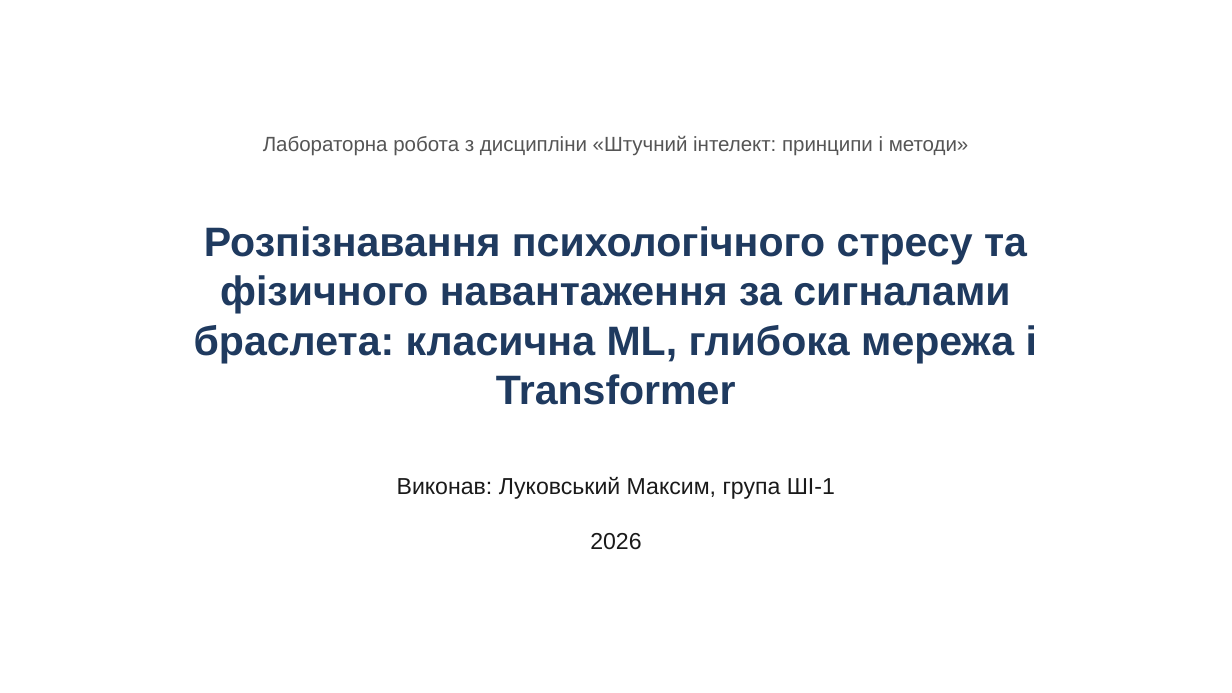
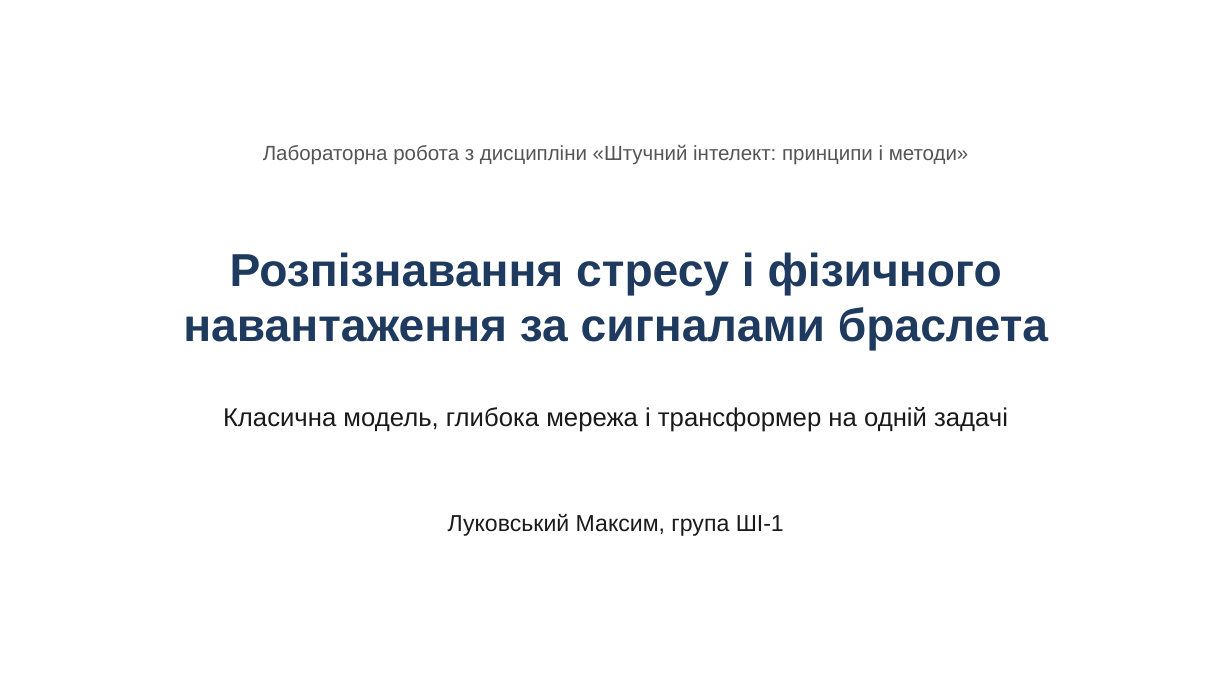
Before and after one commit to lukovskiy541/wearable-stress-exercise, a slide deck: slide 1 of presentation.pptx. Drawn at 1232x693 pixels with LibreOffice and Linux fonts; fonts in the diff are those of the drawing. Boxes give left, top, right and bottom in pixels: in the first picture for what was removed or moved away, otherwise in the second. Text is boxed around its words. In the diff, an @@ line names an element or a change of style, - is before the commit and + after.

Commit message:
Simplify presentation, add speech text

```diff
--- a/presentation.pptx
+++ b/presentation.pptx
@@ text "Лабораторна робота з дисципліни «Штучний ...": place and size @@
-text "Лабораторна робота з дисципліни «Штучний ..." at bbox=[263, 136, 969, 156]
+text "Лабораторна робота з дисципліни «Штучний ..." at bbox=[263, 145, 969, 165]
@@ text at bbox=[183, 252, 1048, 351]: text changed; size 32 to 36 pt @@
-Розпізнавання психологічного стресу та фізичного навантаження за сигналами браслета: класична ML, глибока мережа і Transformer
+Розпізнавання стресу і фізичного навантаження за сигналами браслета
@@ text added at bbox=[223, 407, 1008, 432], 20 pt, text #1A1A1A @@
+Класична модель, глибока мережа і трансформер на одній задачі
@@ text at bbox=[448, 514, 784, 536]: text changed @@
-Виконав: Луковський Максим, група ШІ-1
+Луковський Максим, група ШІ-1
@@ text removed at bbox=[590, 533, 641, 550] @@
-2026
```
Also in this commit, not shown: 3 other slides changed, 8 slides added, 8 slides removed, 2 other files.
